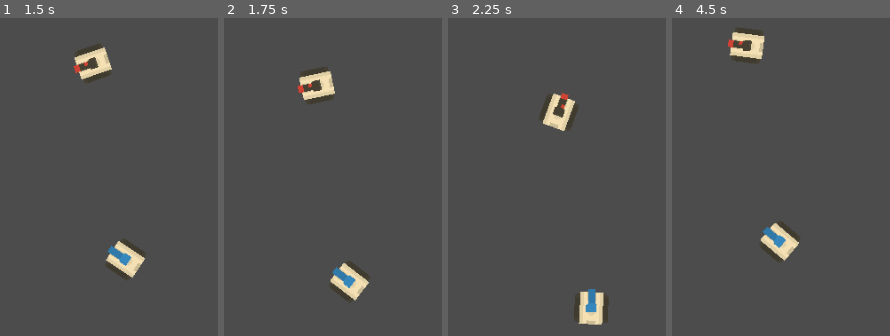
Above: before the commit, frames 1-4 (left to right).
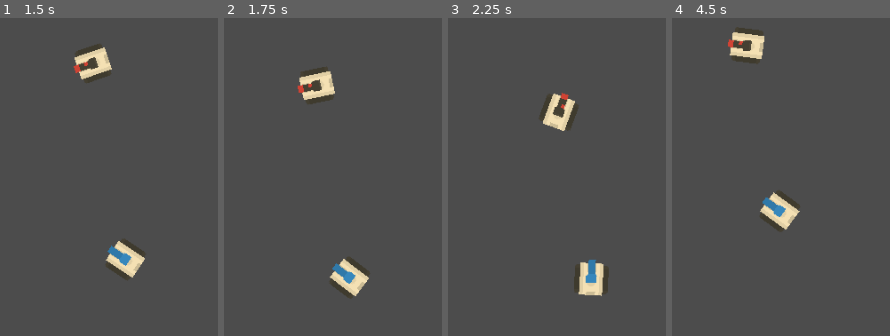
Above: after the commit, the same moments.

Repository: Seifeer/Rogue_Tank
Game: Godot game, scene res://Scenes/Test_area.tscn
Same seed, same stepped clock (60 frames per second), same inputs: the game is played once before the commit and once after it.
Inputs (mouse positions are in pixels of both pictures, inside the frame that each line leads up to):
- Up to frame 1 (1.5 s): tap Enter at 0.5 s; move the mouse to (outside the picture) at 0.52 s; hold Right (ui_right) 0.53-1.28 s; move the mouse to (outside the picture) at 1.27 s; hold Down (ui_down) from 1.28 s (still down)
- Up to frame 2 (1.75 s): keep holding Down (ui_down)
- Up to frame 3 (2.25 s): move the mouse to (outside the picture) at 2.02 s; release Down (ui_down) at 2.03 s; hold Right (ui_right) from 2.03 s (still down)
- Up to frame 4 (4.5 s): move the mouse to (711, 202) at 2.77 s; release Right (ui_right) at 2.78 s; hold Up (ui_up) 2.78-3.53 s; move the mouse to (outside the picture) at 3.52 s; hold Left (ui_left) from 3.53 s (still down); move the mouse to (outside the picture) at 4.27 s

Frame 1 is identical in both runs. In frame 2, 1.0% of the frame differs, in the area x 48-67%, y 75-90%; in frame 3, 2.9%, in the area x 57-74%, y 76-97%; in frame 4, 2.9%.

Commit message:
colisao

Diff:
--- a/Scenes/Test_area.tscn
+++ b/Scenes/Test_area.tscn
@@ -1,12 +1,29 @@
-[gd_scene load_steps=2 format=2]
+[gd_scene load_steps=7 format=2]
 
 [ext_resource path="res://Scenes/Tank.tscn" type="PackedScene" id=1]
+
+[sub_resource type="CircleShape2D" id=1]
+radius = 52.3943
+
+[sub_resource type="RectangleShape2D" id=2]
+extents = Vector2( 372.444, 13.8726 )
+
+[sub_resource type="RectangleShape2D" id=3]
+extents = Vector2( 372.209, 13.8726 )
+
+[sub_resource type="RectangleShape2D" id=4]
+extents = Vector2( 12.2497, 228.361 )
+
+[sub_resource type="RectangleShape2D" id=5]
+extents = Vector2( 15.1929, 228.721 )
 
 [node name="Test_area" type="Node"]
 
 [node name="Tank" parent="." instance=ExtResource( 1 )]
 position = Vector2( 390.823, 244.997 )
 rotation = 4.66399
+collision_layer = 0
+collision_mask = 0
 bodie = 3
 barrel = 1
 
@@ -15,3 +32,26 @@
 rotation = -33.0458
 bodie = 3
 barrel = 2
+
+[node name="Walls" type="StaticBody2D" parent="."]
+position = Vector2( 467.569, 47.0188 )
+
+[node name="Cirlde" type="CollisionShape2D" parent="Walls"]
+position = Vector2( 23.1552, 238.167 )
+shape = SubResource( 1 )
+
+[node name="Wall" type="CollisionShape2D" parent="Walls"]
+position = Vector2( -14.8854, 9.92364 )
+shape = SubResource( 2 )
+
+[node name="Wall2" type="CollisionShape2D" parent="Walls"]
+position = Vector2( -14.9675, 494.89 )
+shape = SubResource( 3 )
+
+[node name="Wall3" type="CollisionShape2D" parent="Walls"]
+position = Vector2( -374.155, 252.693 )
+shape = SubResource( 4 )
+
+[node name="Wall4" type="CollisionShape2D" parent="Walls"]
+position = Vector2( 342.365, 253.053 )
+shape = SubResource( 5 )
--- a/Scripts/Tank.gd
+++ b/Scripts/Tank.gd
@@ -67,7 +67,7 @@
 
 	look_at(get_global_mouse_position())
 
-	translate(Vector2(dir_x,dir_y)*delta*SPEED)
+	move_and_slide(Vector2(dir_x,dir_y)*SPEED)
 
 #Função para atualizar texturas durante o modo de edição(legal)
 func set_bodie(val):
--- a/project.godot
+++ b/project.godot
@@ -60,6 +60,14 @@
  ]
 }
 
+[layer_names]
+
+2d_render/layer_1="Player"
+2d_physics/layer_1="Player"
+2d_render/layer_2="Enemy"
+2d_physics/layer_2="Wall"
+2d_render/layer_3="Wall"
+
 [rendering]
 
 environment/default_environment="res://default_env.tres"
